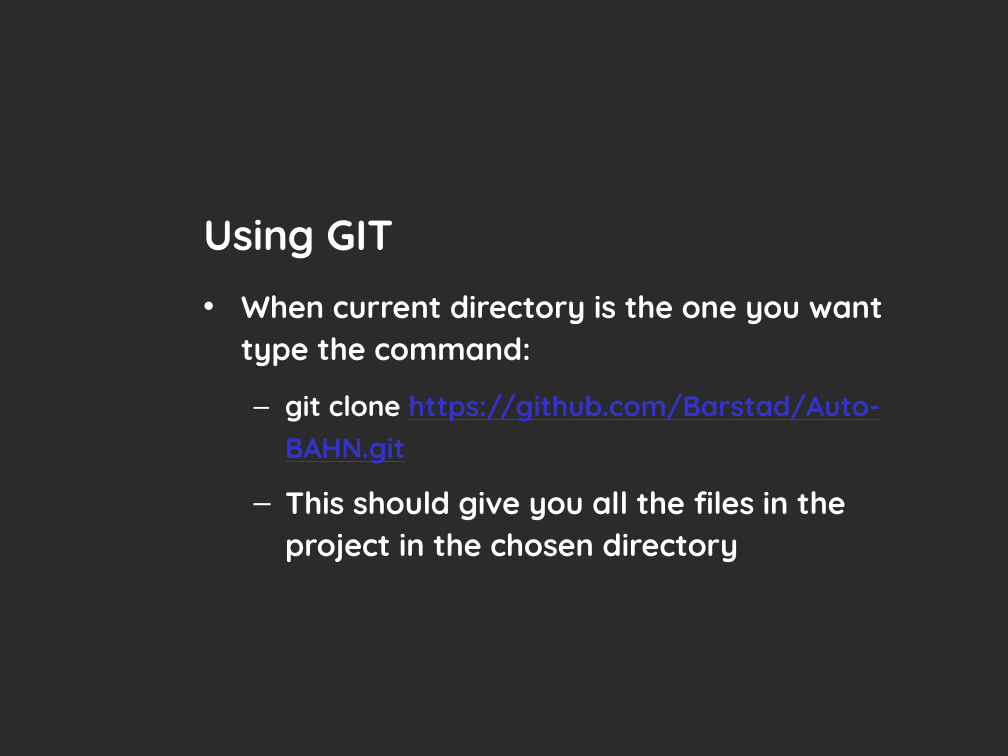
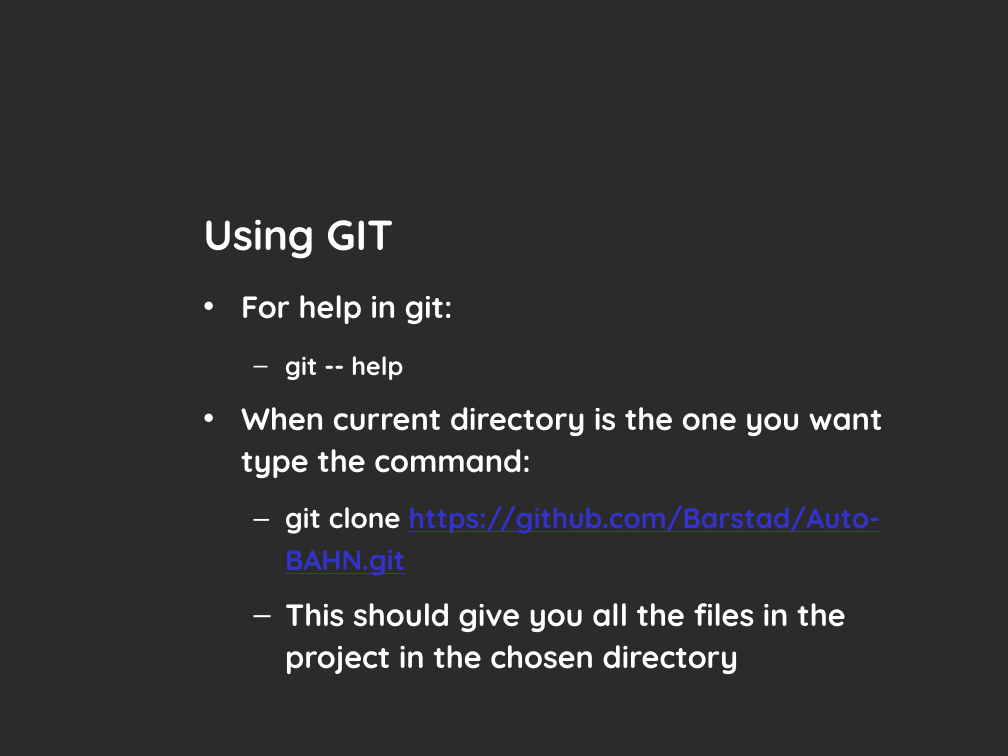
Before and after one commit to Barstad/Auto-BAHN, a slide deck: slide 4 of git_intro.pptx. Drawn at 1008x756 pixels with LibreOffice and Linux fonts; fonts in the diff are those of the drawing; background and template pictures are left out; a plain dark background stands for a picture behind light text. Boxes give left, top, right and bottom in pixels: in the first picture for what was removed or moved away, otherwise in the second. Text is boxed around its words. In the diff, an @@ line names an element or a change of style, - is before the commit and + after.

Commit message:
Added help line to git_intro.pptx

```diff
--- a/git_intro.pptx
+++ b/git_intro.pptx
@@ text at [241,295,453,380]: paragraphs added @@
+• For help in git:
+  – git -- help
```
